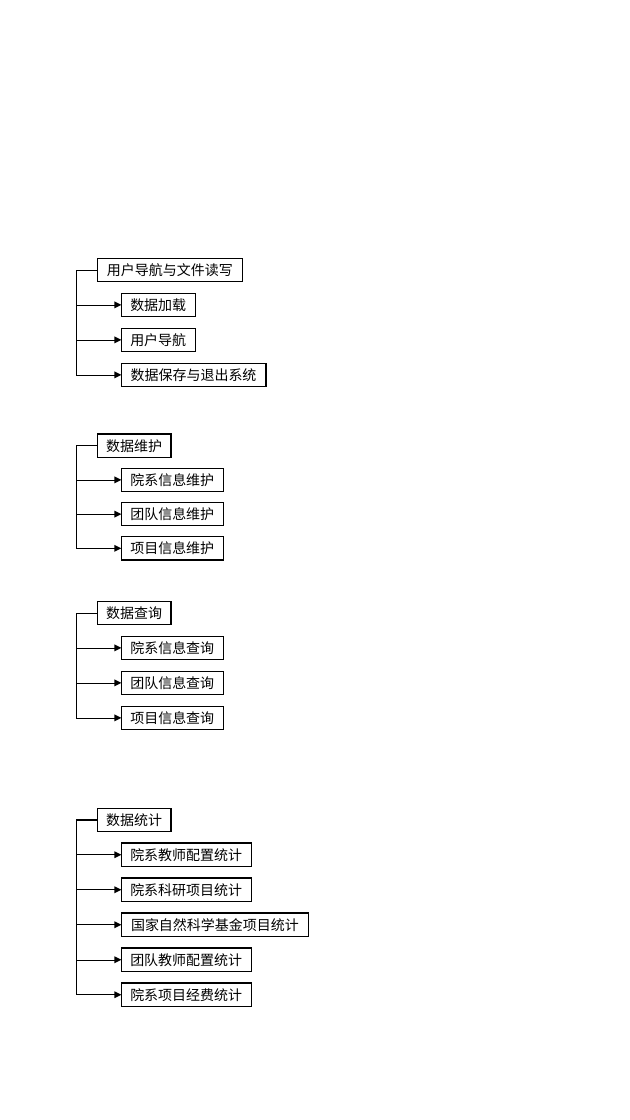
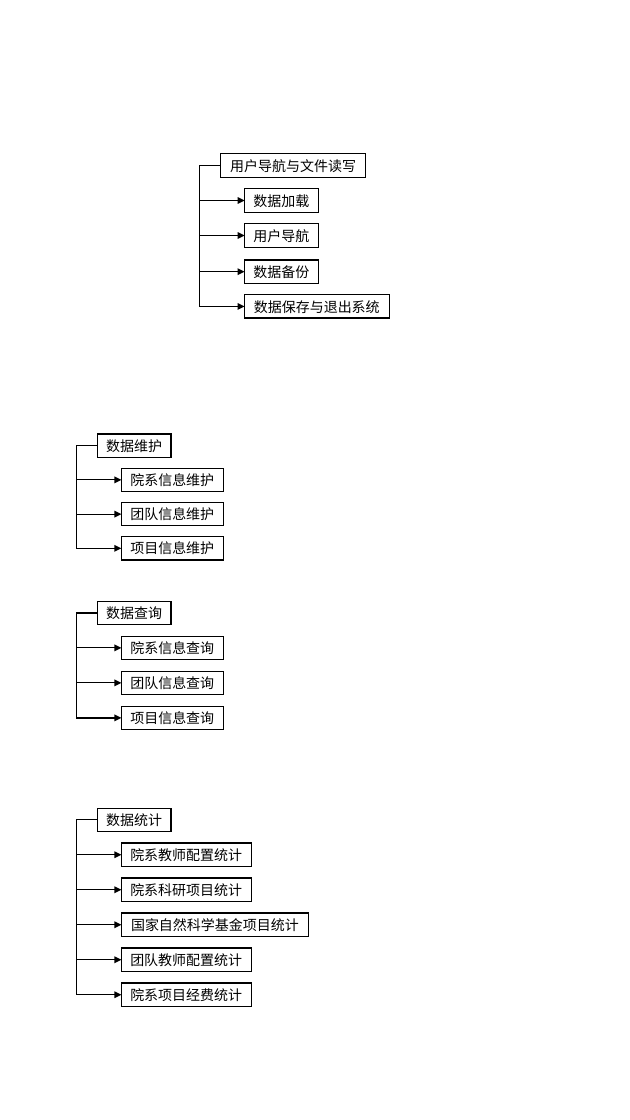
Before and after one commit to smdsbz/curriculum-design-1, a slide deck: slide 2 of Experiment_Report/drafts.pptx. Drawn at 630x1120 pixels with LibreOffice and Linux fonts; fonts in the diff are those of the drawing. Boxes give left, top, right and bottom in pixels: in the first picture for what was removed or moved away, otherwise in the second. Text is boxed around its words. In the diff, an @@ line names an element or a change of style, - is before the commit and + after.

```diff
--- a/Experiment_Report/drafts.pptx
+++ b/Experiment_Report/drafts.pptx
@@ 3 rectangles, 2 elbow arrows: place and size @@
-3 rectangles, 2 elbow arrows at (76,258,243,352)
+3 rectangles, 2 elbow arrows at (199,154,365,247)
@@ elbow arrow (220, 165) - (244, 201): stroke #000000 0.5 pt to #000000 1 pt @@
@@ elbow arrow (220, 165) - (244, 235): stroke #000000 0.5 pt to #000000 1 pt @@
@@ elbow arrow moved from (97, 270) - (121, 375) to (220, 165) - (244, 307) @@
@@ elbow arrow (220, 165) - (244, 307): stroke #000000 0.5 pt to #000000 1 pt @@
@@ elbow arrow added from (220, 165) to (244, 271), #000000 1 pt @@
@@ rectangle added at (244,260,318,283), fill #FFFFFF, outline #000000 1 pt, 12 pt, text #000000 @@
+数据备份
@@ rectangle "数据保存与退出系统": place and size @@
-rectangle "数据保存与退出系统" at (121,363,265,386)
+rectangle "数据保存与退出系统" at (244,295,389,318)
```
Also in this commit, not shown: 2 other slides changed, 4 other files.
